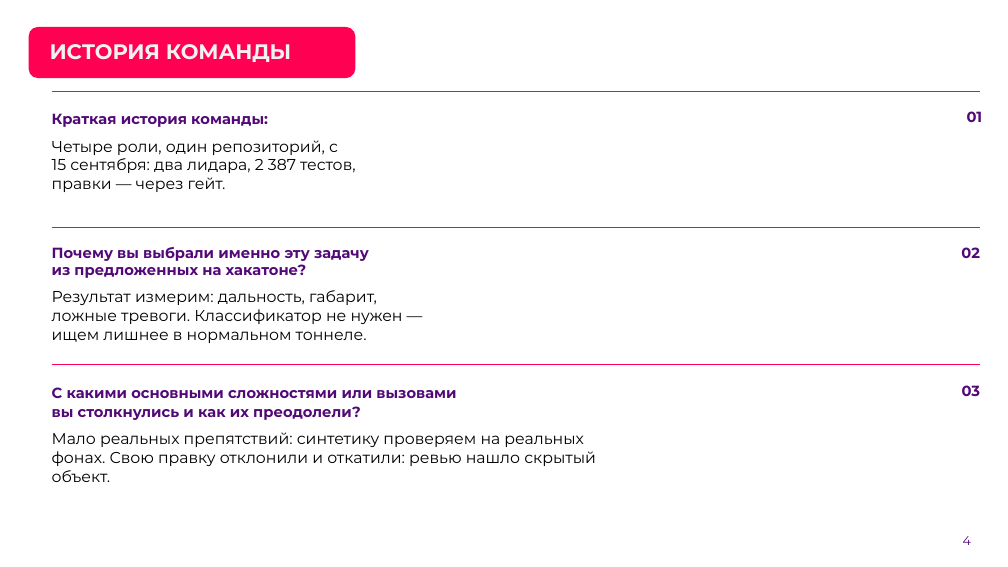
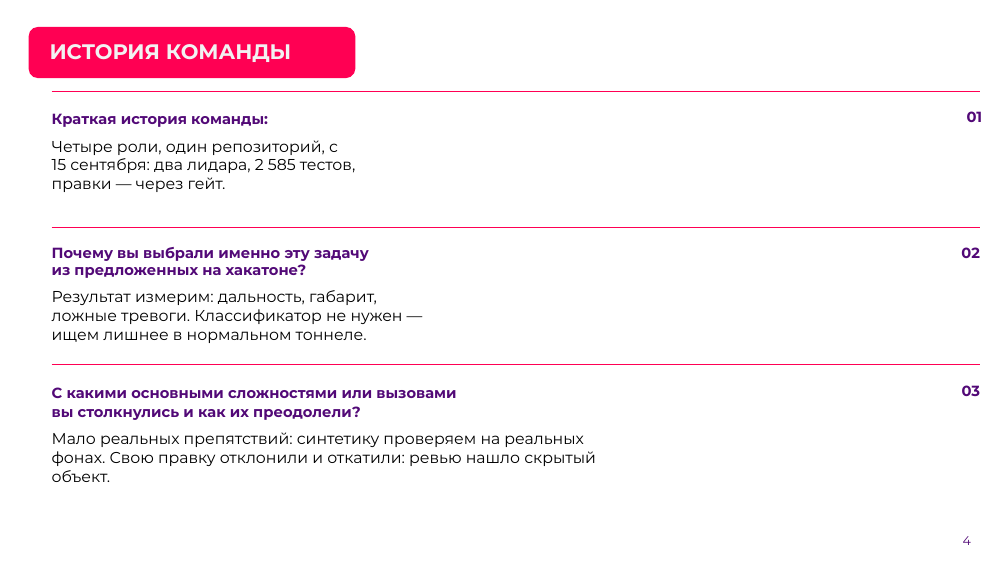
Before and after one commit to pmixay/ReSense, a slide deck: slide 4 of docs/presentation/ReSense_LCT2026.pptx. Drawn at 1008x567 pixels with LibreOffice and Linux fonts; fonts in the diff are those of the drawing; background and template pictures are left out. Boxes give left, top, right and bottom in pixels: in the first picture for what was removed or moved away, otherwise in the second. Text is boxed around its words. In the diff, an @@ line names an element or a change of style, - is before the commit and + after.

```diff
--- a/docs/presentation/ReSense_LCT2026.pptx
+++ b/docs/presentation/ReSense_LCT2026.pptx
@@ text at (52, 140, 356, 192): text changed @@
-Четыре роли, один репозиторий, с 15 сентября: два лидара, 2 387 тестов, правки — через гейт.
+Четыре роли, один репозиторий, с 15 сентября: два лидара, 2 585 тестов, правки — через гейт.
```
Also in this commit, not shown: 8 other slides changed, 6 other files.
